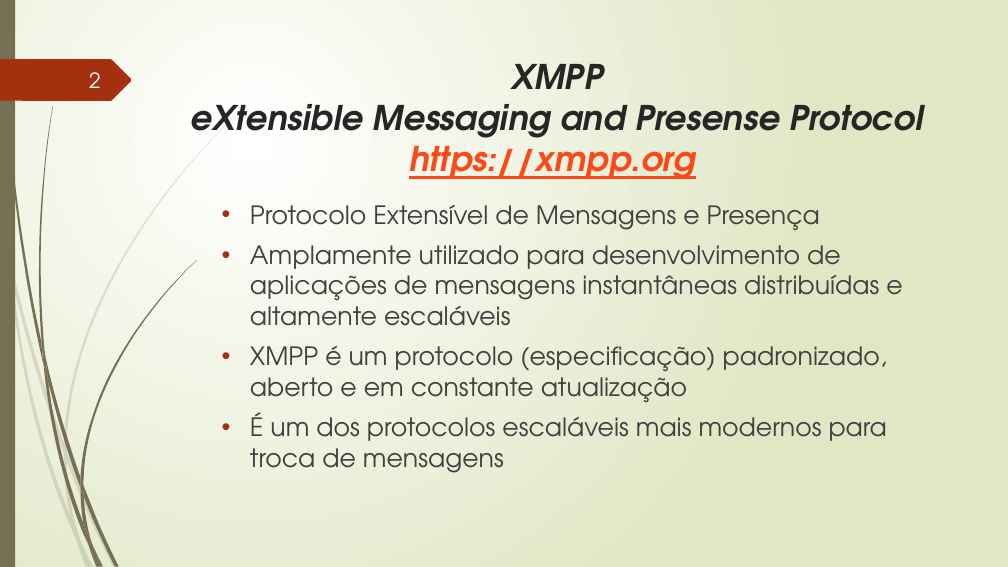
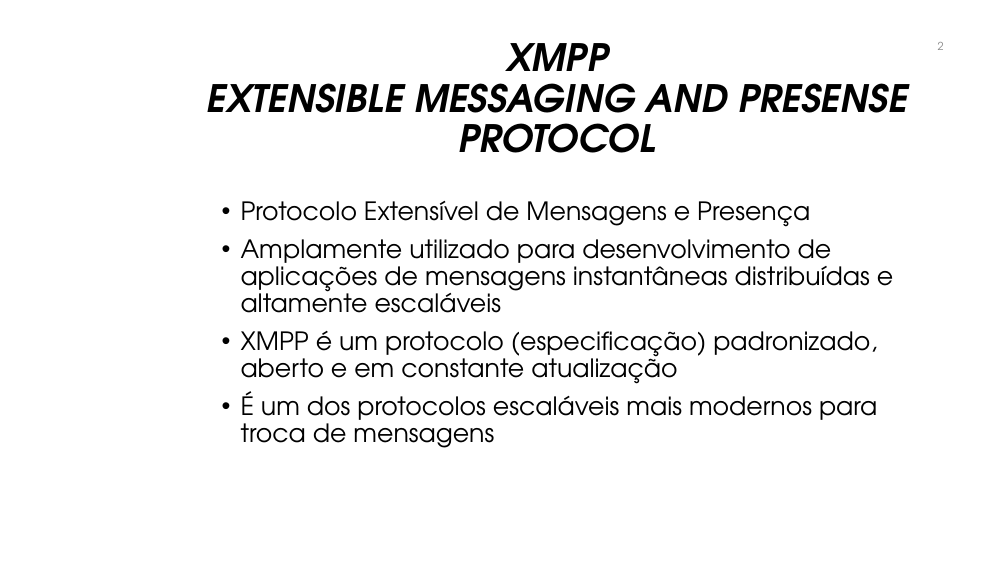
Before and after one commit to manoelcampos/sistemas-distribuidos, a slide deck: slide 2 of projects/06-xmpp-chat-client/xmpp.pptx. Drawn at 1008x567 pixels with LibreOffice and Linux fonts; fonts in the diff are those of the drawing; background and template pictures are left out. Boxes give left, top, right and bottom in pixels: in the first picture for what was removed or moved away, otherwise in the second. Text is boxed around its words. In the diff, an @@ line names an element or a change of style, - is before the commit and + after.

Commit message:
Atualiza slides

```diff
--- a/projects/06-xmpp-chat-client/xmpp.pptx
+++ b/projects/06-xmpp-chat-client/xmpp.pptx
@@ background gradient #FFFFFF to #DFE8C4 to #FFFFFF @@
@@ rectangle removed at (x1=0, y1=0, x2=15, y2=567) @@
@@ freeform shape removed at (x1=0, y1=59, x2=132, y2=101) @@
@@ title "XMPP EXTENSIBLE MESSAGING AND PRESENSE ..." at (x1=206, y1=43, x2=908, y2=153): vertical alignment top to middle @@
@@ title at (x1=206, y1=43, x2=908, y2=153): text changed; size 32.4 to 36 pt; text colour #262626 to #000000 @@
-XMPP
-eXtensible Messaging and Presense Protocol
-https://xmpp.org
+XMPP
+EXTENSIBLE MESSAGING AND PRESENSE PROTOCOL
@@ page number moved from (x1=89, y1=72, x2=101, y2=88) to (x1=938, y1=42, x2=944, y2=50) @@
@@ page number at (x1=938, y1=42, x2=944, y2=50): size 20 to 10.5 pt, text colour #FEFFFF to #8C8C8C @@
@@ text "Protocolo Extensível de Mensagens e ..." at (x1=241, y1=201, x2=893, y2=448): text colour #404040 to #000000; indent changed; line spacing 1 to 0.9 @@
@@ group removed at (x1=0, y1=116, x2=236, y2=567): 10 freeform shapes @@
@@ group removed at (x1=2, y1=0, x2=197, y2=567): 12 freeform shapes @@
```
Also in this commit, not shown: 16 other slides changed, 2 other files.
